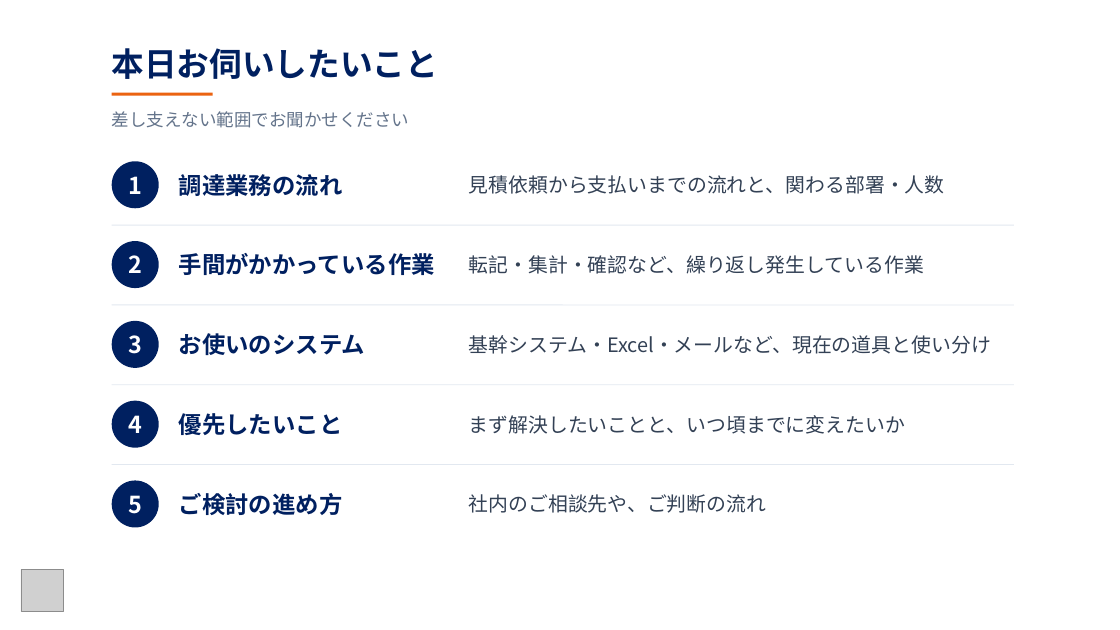
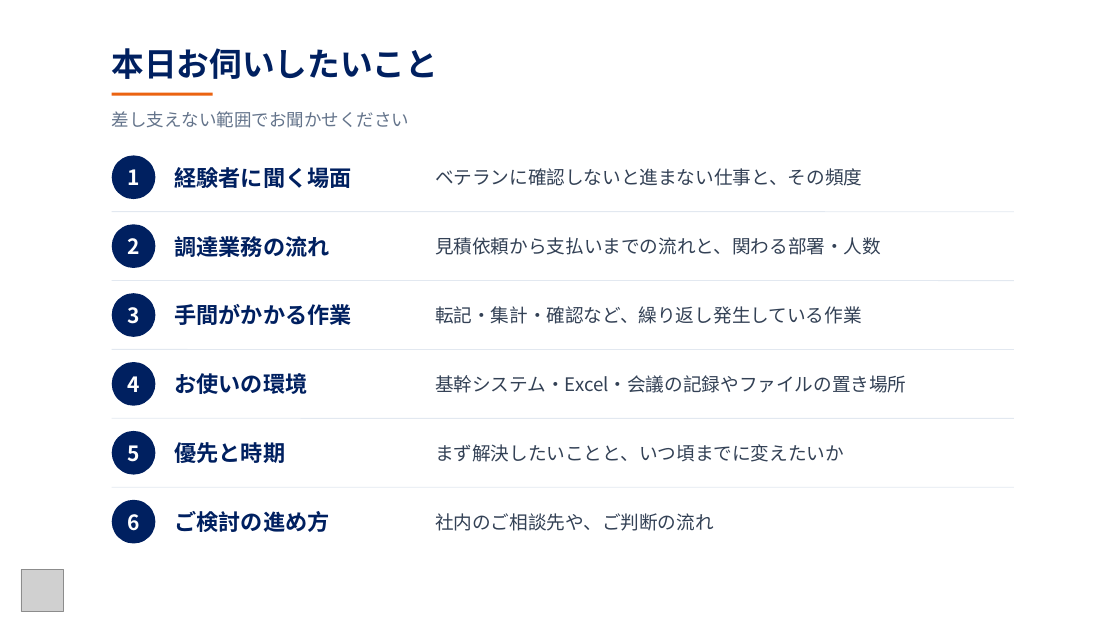
Before and after one commit to smiyagawa-code/-, a slide deck: slide 9 of tak-evac/outputs/TAKイーヴァック様_初回お打ち合わせ資料.pptx (slide 6 before the commit). Drawn at 1120x630 pixels with LibreOffice and Linux fonts; fonts in the diff are those of the drawing; grey boxes stand for pictures. Boxes give left, top, right and bottom in pixels: in the first picture for what was removed or moved away, otherwise in the second. Text is boxed around its words. In the diff, an @@ line names an element or a change of style, - is before the commit and + after.

```diff
--- a/tak-evac/outputs/TAKイーヴァック様_初回お打ち合わせ資料.pptx
+++ b/tak-evac/outputs/TAKイーヴァック様_初回お打ち合わせ資料.pptx
@@ ellipse: place and size @@
-ellipse at (112, 161, 159, 208)
+ellipse at (112, 155, 155, 199)
@@ text added at (175, 167, 352, 188), 19 pt, text #002060, bold @@
+経験者に聞く場面
@@ text added at (435, 168, 863, 186), 16 pt, text #334155 @@
+ベテランに確認しないと進まない仕事と、その頻度
@@ text "2": place and size @@
-text "2" at (128, 255, 142, 273)
+text "2" at (127, 238, 139, 254)
@@ line moved from (112, 225) - (1014, 225) to (112, 212) - (1014, 212) @@
@@ ellipse: place and size @@
-ellipse at (112, 241, 159, 288)
+ellipse at (112, 224, 155, 268)
@@ text "調達業務の流れ" at (175, 236, 330, 257): size 20 to 19 pt @@
@@ text "調達業務の流れ": place and size @@
-text "調達業務の流れ" at (179, 174, 343, 196)
+text "調達業務の流れ" at (175, 236, 330, 257)
@@ size 17 to 16 pt in 4 elements at (435, 513, 714, 531), (435, 444, 844, 462), (435, 306, 862, 324), (435, 237, 881, 255) @@
@@ text "見積依頼から支払いまでの流れと、関わる部署・人数": place and size @@
-text "見積依頼から支払いまでの流れと、関わる部署・人数" at (469, 175, 945, 194)
+text "見積依頼から支払いまでの流れと、関わる部署・人数" at (435, 237, 881, 255)
@@ text "3": place and size @@
-text "3" at (128, 335, 142, 354)
+text "3" at (127, 307, 139, 324)
@@ line moved from (112, 305) - (1014, 305) to (112, 281) - (1014, 281) @@
@@ ellipse: place and size @@
-ellipse at (112, 321, 159, 368)
+ellipse at (112, 293, 155, 337)
@@ text "転記・集計・確認など、繰り返し発生している作業": place and size @@
-text "転記・集計・確認など、繰り返し発生している作業" at (469, 255, 924, 274)
+text "転記・集計・確認など、繰り返し発生している作業" at (435, 306, 862, 324)
@@ text at (175, 304, 352, 325): text changed; size 20 to 19 pt @@
-手間がかかっている作業
+手間がかかる作業
@@ line moved from (112, 385) - (1014, 385) to (112, 350) - (1014, 350) @@
@@ text removed at (179, 333, 365, 355) @@
-お使いのシステム
@@ text "4": place and size @@
-text "4" at (128, 415, 142, 433)
+text "4" at (127, 376, 139, 392)
@@ ellipse: place and size @@
-ellipse at (112, 401, 159, 448)
+ellipse at (112, 362, 155, 406)
@@ text at (175, 373, 308, 394): text changed; size 20 to 19 pt @@
-優先したいこと
+お使いの環境
@@ text at (435, 375, 906, 393): text changed; size 17 to 16 pt @@
-基幹システム・Excel・メールなど、現在の道具と使い分け
+基幹システム・Excel・会議の記録やファイルの置き場所
@@ line moved from (112, 465) - (1014, 465) to (112, 418) - (1014, 418) @@
@@ size 20 to 18 pt in 5 elements at (127, 169, 139, 185), (127, 238, 139, 254), (127, 307, 139, 324), (127, 376, 139, 392), (127, 445, 139, 462) @@
@@ text "5": place and size @@
-text "5" at (128, 495, 142, 514)
+text "5" at (127, 445, 139, 462)
@@ ellipse: place and size @@
-ellipse at (112, 481, 159, 528)
+ellipse at (112, 431, 155, 475)
@@ text added at (175, 442, 286, 463), 19 pt, text #002060, bold @@
+優先と時期
@@ text "まず解決したいことと、いつ頃までに変えたいか": place and size @@
-text "まず解決したいことと、いつ頃までに変えたいか" at (469, 415, 905, 434)
+text "まず解決したいことと、いつ頃までに変えたいか" at (435, 444, 844, 462)
@@ line added from (112, 487) to (1014, 487), #E2E8F0 0.75 pt @@
@@ ellipse added at (112, 500, 155, 544), fill #002060 @@
@@ text "ご検討の進め方": place and size @@
-text "ご検討の進め方" at (179, 493, 343, 515)
+text "ご検討の進め方" at (175, 511, 330, 532)
@@ text "ご検討の進め方" at (175, 511, 330, 532): size 20 to 19 pt @@
@@ text "社内のご相談先や、ご判断の流れ": place and size @@
-text "社内のご相談先や、ご判断の流れ" at (469, 494, 767, 513)
+text "社内のご相談先や、ご判断の流れ" at (435, 513, 714, 531)
@@ text added at (127, 514, 139, 531), 18 pt, text #FFFFFF, bold @@
+6
```
Also in this commit, not shown: 4 other slides changed, 3 slides added, 4 other files.
